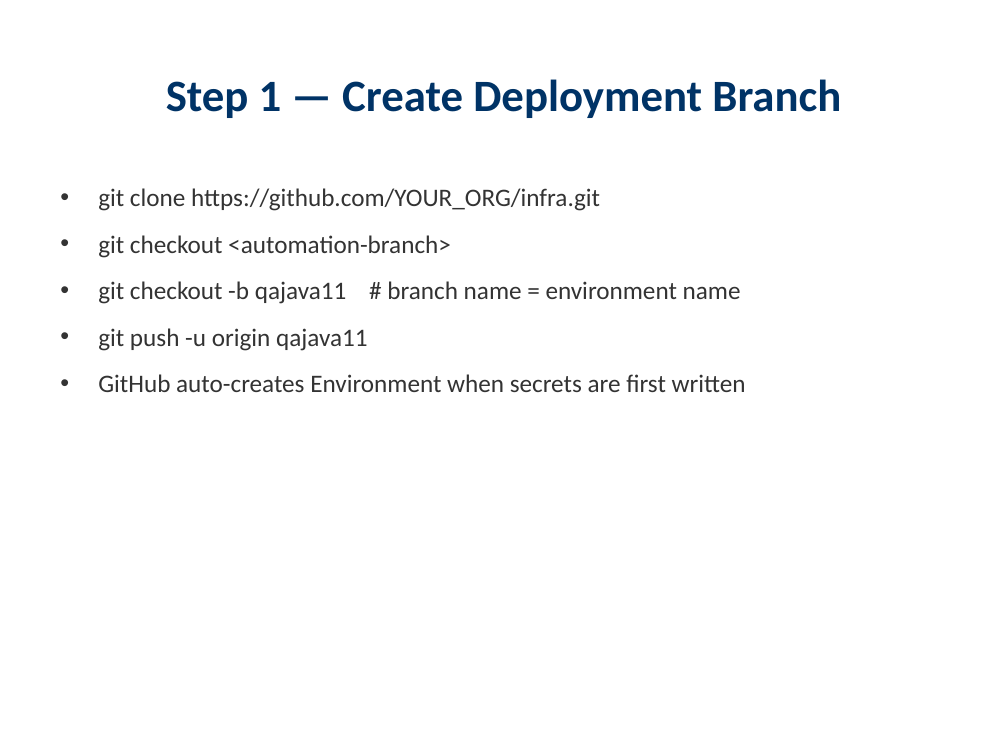
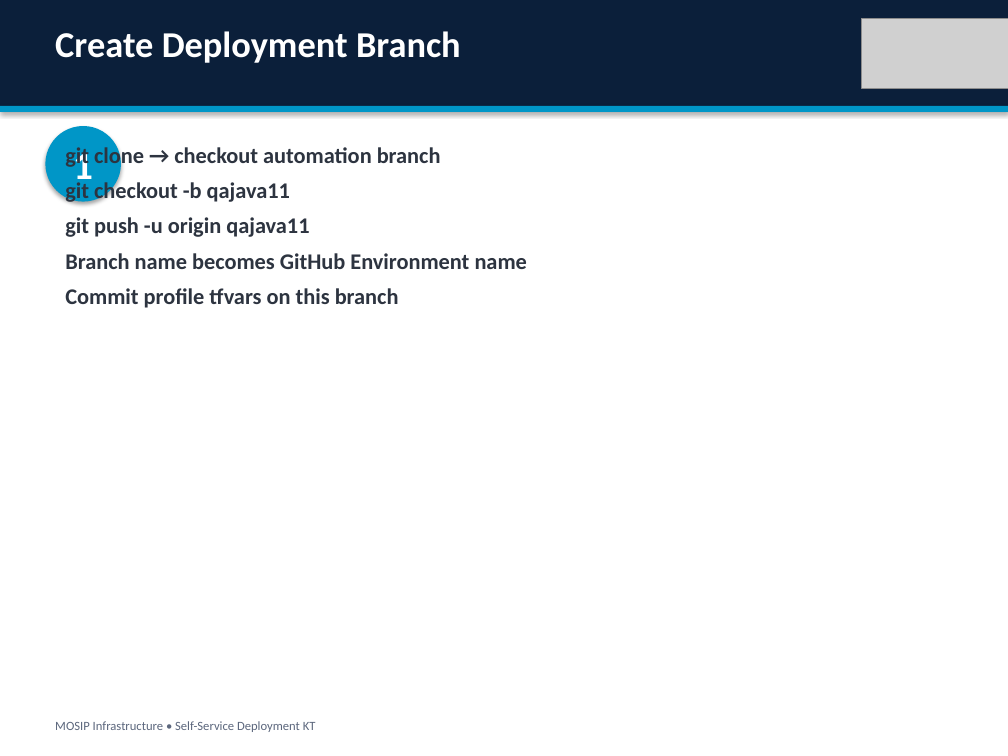
Before and after one commit to Ivanmeneges/infra, a slide deck: slide 9 of docs/presentations/MOSIP_New_Environment_Deployment_KT.pptx. Drawn at 1008x756 pixels with LibreOffice and Linux fonts; fonts in the diff are those of the drawing; grey boxes stand for pictures. Boxes give left, top, right and bottom in pixels: in the first picture for what was removed or moved away, otherwise in the second. Text is boxed around its words. In the diff, an @@ line names an element or a change of style, - is before the commit and + after.

```diff
--- a/docs/presentations/MOSIP_New_Environment_Deployment_KT.pptx
+++ b/docs/presentations/MOSIP_New_Environment_Deployment_KT.pptx
@@ rectangle added at [0,0,1008,756], fill #FFFFFF @@
@@ rectangle added at [0,0,1008,106], fill #0B1F3A @@
@@ picture added at [862,18,1008,89] @@
@@ text at [55,31,461,63]: text changed; size 32 to 26 pt; text colour #003366 to #FFFFFF @@
-Step 1 — Create Deployment Branch
+Create Deployment Branch
@@ rectangle added at [0,106,1008,112], fill #0096C7 @@
@@ ellipse added at [45,126,121,202], fill #0096C7, 28 pt, text #FFFFFF, bold @@
+1
@@ text "git clone → checkout automation ...": place and size @@
-text "git clone → checkout automation ..." at [98,188,746,392]
+text "git clone → checkout automation ..." at [65,144,527,308]
@@ text at [65,144,441,204]: text changed; size 18 to 16 pt; text colour #333333 to #2D3440; bold on @@
-• git clone https://github.com/YOUR_ORG/infra.git
-• git checkout <automation-branch>
-• git checkout -b qajava11 # branch name = environment name
+git clone → checkout automation branch
+git checkout -b qajava11
@@ text at [65,217,309,237]: size 18 to 16 pt, text colour #333333 to #2D3440, bold on in "git push -u origin qajava11"; bullet • to none; less space between paragraphs @@
@@ text at [65,253,527,308]: text changed; size 18 to 16 pt; text colour #333333 to #2D3440; bold on @@
-• GitHub auto-creates Environment when secrets are first written
+Branch name becomes GitHub Environment name
+Commit profile tfvars on this branch
@@ text added at [55,721,316,732], 9 pt, text #5C677D @@
+MOSIP Infrastructure • Self-Service Deployment KT
```
Also in this commit, not shown: 16 other slides changed, 8 slides added, 8 slides removed, 2 other files.
